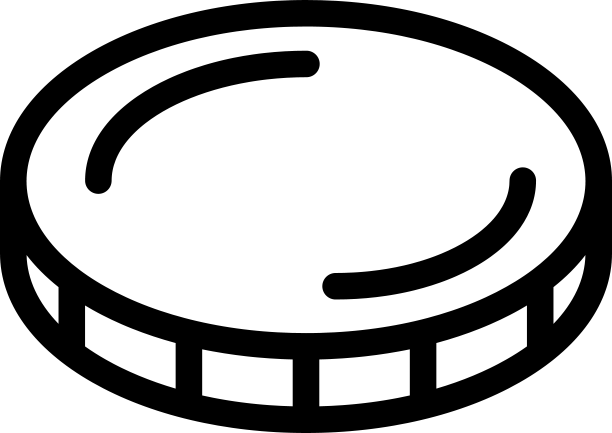
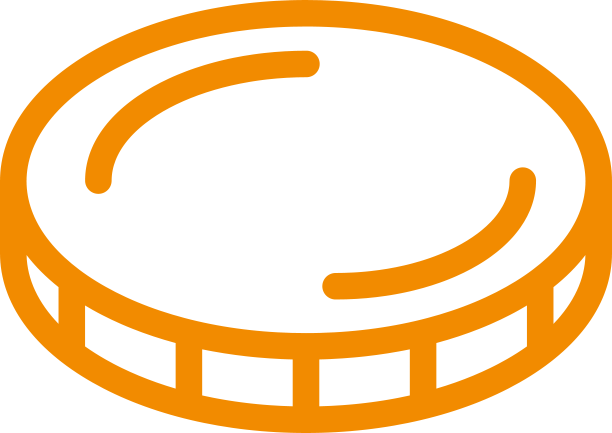
The second w=612, h=433 image is a revision of the first. Changes to its layers:
painted on "Forma 1" over (40, 270, 59, 324)
